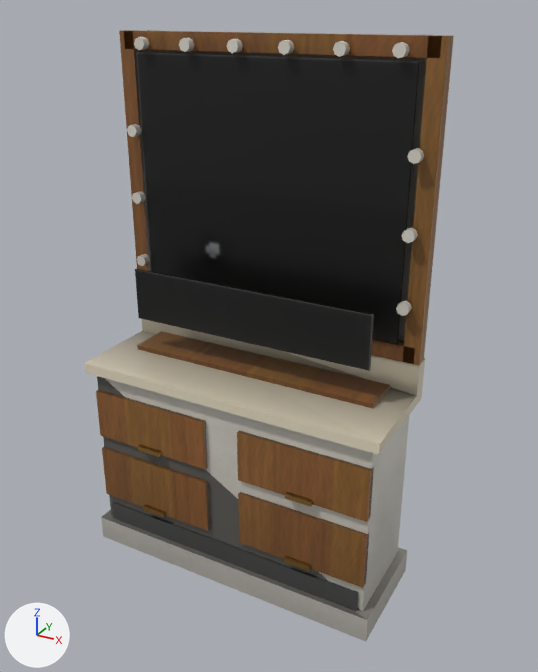
A saved change to the glTF model assets/coronado_kit/props/indoor/salon/prop_mirror_station_clean_near.glb.
Rendered twice from a 50 mm camera at (1.26, -2.13, 2.06) aimed at (0.07, 0.04, 0.98). The axes (+X, +Y, +Z) are drawn at lower left. The lights are the same throughout. The older version comes first. Vertices at exactly the same position are counted once.

Names of what the first picture shows: 'prop_mirror_station_near'.
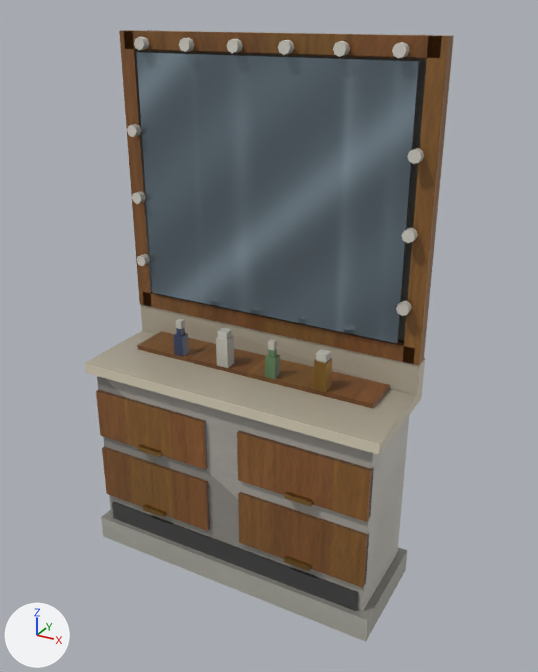
Changed parts and their boxes [x1, y1, x2, y2] in the pictures (538 x 672 px):
part 1 of me_prop_mirror_station_near, added: after [173, 333, 189, 356]
part 2 of me_prop_mirror_station_near, added: after [176, 328, 185, 336]
part 3 of me_prop_mirror_station_near, added: after [176, 319, 185, 329]
part 4 of me_prop_mirror_station_near, added: after [216, 336, 234, 368]
part 5 of me_prop_mirror_station_near, added: after [218, 328, 232, 340]
part 6 of me_prop_mirror_station_near, added: after [265, 354, 280, 379]
part 7 of me_prop_mirror_station_near, added: after [268, 349, 277, 358]
part 8 of me_prop_mirror_station_near, added: after [268, 339, 277, 351]
part 9 of me_prop_mirror_station_near, added (brown): after [313, 358, 332, 393]
part 10 of me_prop_mirror_station_near, added: after [316, 349, 331, 363]
part 11 of me_prop_mirror_station_near, deleted: before [135, 269, 374, 371]
part 12 of me_prop_mirror_station_near, surface changed (black to blue): [136, 49, 419, 343] in both
part 13 of me_prop_mirror_station_near, recoloured: [84, 49, 421, 620] in both

The change in detail:
me_prop_mirror_station_near is used by ob_prop_mirror_station_near; location (0.0, 0.0, 0.0).
me_prop_mirror_station_near had 654 vertices, 916 faces and spanned x -0.6..0.6, y -0.21..0.23, z 0.0..1.99.
me_prop_mirror_station_near now has 726 vertices, 1024 faces and spans x -0.6..0.6, y -0.21..0.23, z 0.0..1.99.
me_prop_mirror_station_near part 1: a new loose piece, a box spanning x -0.32..-0.28, y -0.01..0.03, z 0.838..0.919, in mat_props_i_atlas.
me_prop_mirror_station_near part 2: a new loose piece, a box spanning x -0.311..-0.289, y -0.001..0.021, z 0.919..0.947, in mat_props_i_atlas.
me_prop_mirror_station_near part 3: a new loose piece, a box spanning x -0.312..-0.288, y -0.002..0.022, z 0.947..0.978, in mat_props_i_atlas.
me_prop_mirror_station_near part 4: a new loose piece, a box spanning x -0.124..-0.076, y -0.014..0.034, z 0.838..0.95, in mat_props_i_atlas.
me_prop_mirror_station_near part 5: a new loose piece, a box spanning x -0.119..-0.081, y -0.009..0.029, z 0.95..0.978, in mat_props_i_atlas.
me_prop_mirror_station_near part 6: a new loose piece, a box spanning x 0.08..0.12, y -0.01..0.03, z 0.838..0.919, in mat_props_i_atlas.
me_prop_mirror_station_near part 7: a new loose piece, a box spanning x 0.089..0.111, y -0.001..0.021, z 0.919..0.947, in mat_props_i_atlas.
me_prop_mirror_station_near part 8: a new loose piece, a box spanning x 0.088..0.112, y -0.002..0.022, z 0.947..0.978, in mat_props_i_atlas.
me_prop_mirror_station_near part 9: a new loose piece, a box spanning x 0.276..0.324, y -0.014..0.034, z 0.838..0.95, in mat_props_i_atlas.
me_prop_mirror_station_near part 10: a new loose piece, a box spanning x 0.281..0.319, y -0.009..0.029, z 0.95..0.978, in mat_props_i_atlas.
me_prop_mirror_station_near part 11: the loose piece of 8 vertices spanning x -0.48..0.48, y -0.01, z 0.96..1.16 is deleted.
me_prop_mirror_station_near part 12: 162 kept faces spanning x -0.56..0.56, y -0.18..0.15, z 0.0..1.97 get new texture (UV) coordinates.
me_prop_mirror_station_near part 13: 451 kept faces spanning x -0.6..0.6, y -0.21..0.23, z 0.0..1.99 get new vertex colours.
Other edits to the shape of me_prop_mirror_station_near do not show in these pictures.
